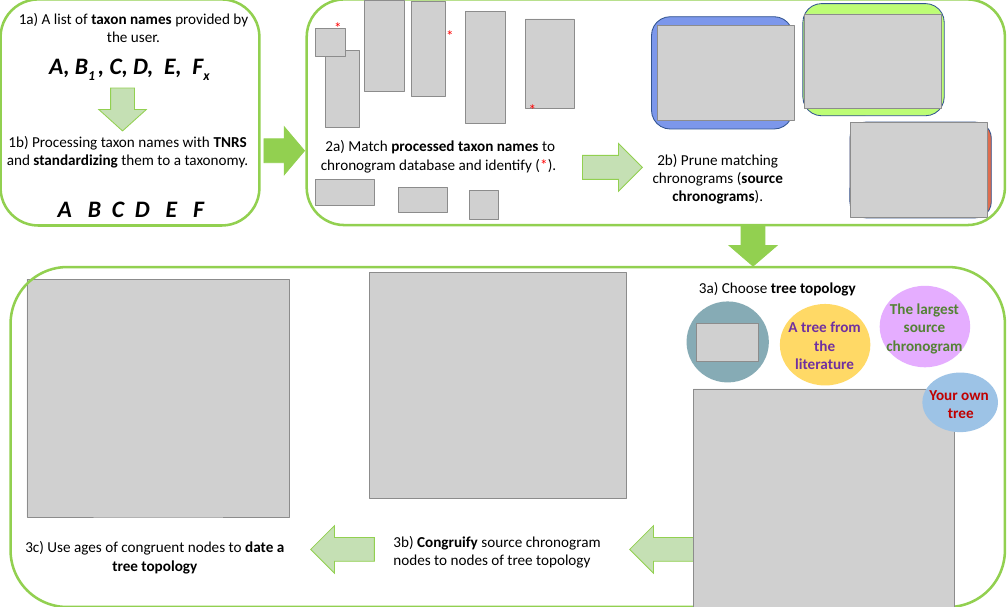
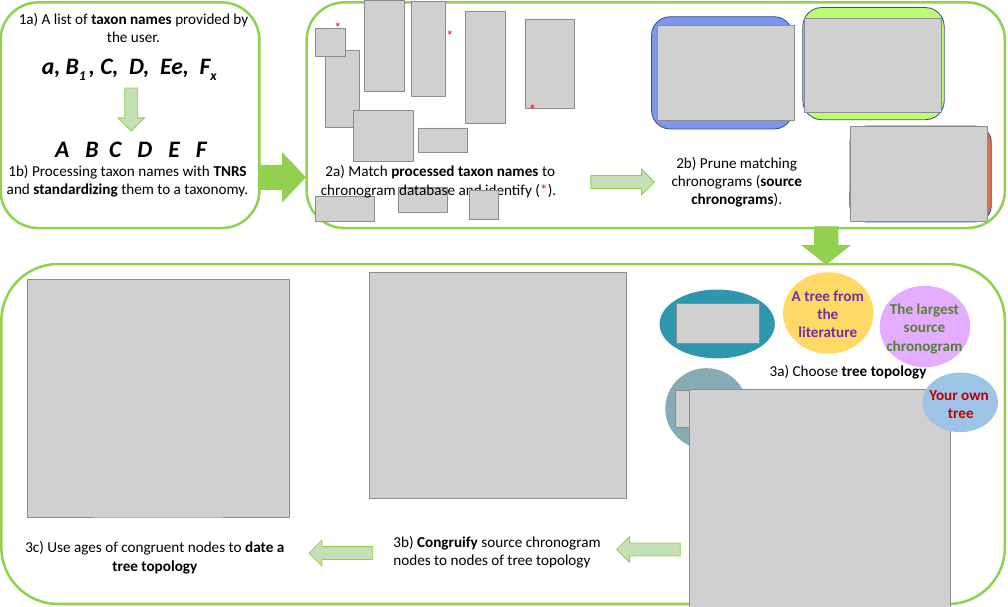
Before and after one commit to LunaSare/datelifeMS1, a slide deck: slide 1 of figures/figure1/figure1-new.pptx. Drawn at 1008x607 pixels with LibreOffice and Linux fonts; fonts in the diff are those of the drawing; grey boxes stand for pictures. Boxes give left, top, right and bottom in pixels: in the first picture for what was removed or moved away, otherwise in the second. Text is boxed around its words. In the diff, an @@ line names an element or a change of style, - is before the commit and + after.

```diff
--- a/figures/figure1/figure1-new.pptx
+++ b/figures/figure1/figure1-new.pptx
@@ text at <box>42,58,189,77</box>: text changed @@
-A, B1 , C, D, E, Fx
+a, B1 , C, D, Ee, Fx
@@ right arrow: place and size @@
-right arrow at <box>99,88,146,131</box>
+right arrow at <box>118,88,145,131</box>
@@ picture added at <box>353,111,413,162</box> @@
@@ text "A B C D E ..." rewrapped from <box>58,201,204,217</box> to <box>55,141,207,157</box> @@
@@ picture added at <box>419,128,468,153</box> @@
@@ 2 pictures, 2 rounded rectangles: place and size @@
-2 pictures, 2 rounded rectangles at <box>803,4,992,218</box>
+2 pictures, 2 rounded rectangles at <box>803,7,992,222</box>
@@ text "1b) Processing taxon names with ...": place and size @@
-text "1b) Processing taxon names with ..." at <box>7,136,249,168</box>
+text "1b) Processing taxon names with ..." at <box>7,165,248,197</box>
@@ right arrow: place and size @@
-right arrow at <box>264,127,305,175</box>
+right arrow at <box>260,154,305,202</box>
@@ text "2a) Match processed taxon names ...": place and size @@
-text "2a) Match processed taxon names ..." at <box>321,140,555,173</box>
+text "2a) Match processed taxon names ..." at <box>321,165,555,200</box>
@@ right arrow: place and size @@
-right arrow at <box>582,143,642,191</box>
+right arrow at <box>591,169,655,196</box>
@@ right arrow at <box>591,169,655,196</box>: mirrored @@
@@ text "2b) Prune matching chronograms (source ...": place and size @@
-text "2b) Prune matching chronograms (source ..." at <box>653,154,783,204</box>
+text "2b) Prune matching chronograms (source ..." at <box>672,157,802,207</box>
@@ picture: place and size @@
-picture at <box>316,180,375,205</box>
+picture at <box>316,197,375,222</box>
@@ right arrow: place and size @@
-right arrow at <box>729,225,777,266</box>
+right arrow at <box>802,227,850,264</box>
@@ rounded rectangle: place and size @@
-rounded rectangle at <box>10,267,1005,607</box>
+rounded rectangle at <box>1,264,1005,604</box>
@@ ellipse added at <box>659,290,775,358</box>, fill #02819C at 82% opacity @@
@@ text "A tree from the": place and size @@
-text "A tree from the" at <box>788,320,861,369</box>
+text "A tree from the" at <box>792,290,864,337</box>
@@ ellipse: place and size @@
-ellipse at <box>780,304,870,386</box>
+ellipse at <box>783,273,874,354</box>
@@ picture added at <box>676,304,759,343</box> @@
@@ text "3a) Choose tree topology": place and size @@
-text "3a) Choose tree topology" at <box>699,282,856,296</box>
+text "3a) Choose tree topology" at <box>770,363,927,379</box>
@@ ellipse: place and size @@
-ellipse at <box>687,302,769,383</box>
+ellipse at <box>666,368,748,449</box>
@@ picture: place and size @@
-picture at <box>693,389,954,607</box>
+picture at <box>690,389,950,607</box>
@@ picture: place and size @@
-picture at <box>696,324,758,361</box>
+picture at <box>675,390,737,427</box>
@@ right arrow: place and size @@
-right arrow at <box>630,526,696,573</box>
+right arrow at <box>617,537,681,563</box>
@@ right arrow: place and size @@
-right arrow at <box>311,526,375,573</box>
+right arrow at <box>309,540,373,567</box>
```
Also in this commit, not shown: 6 other files.
